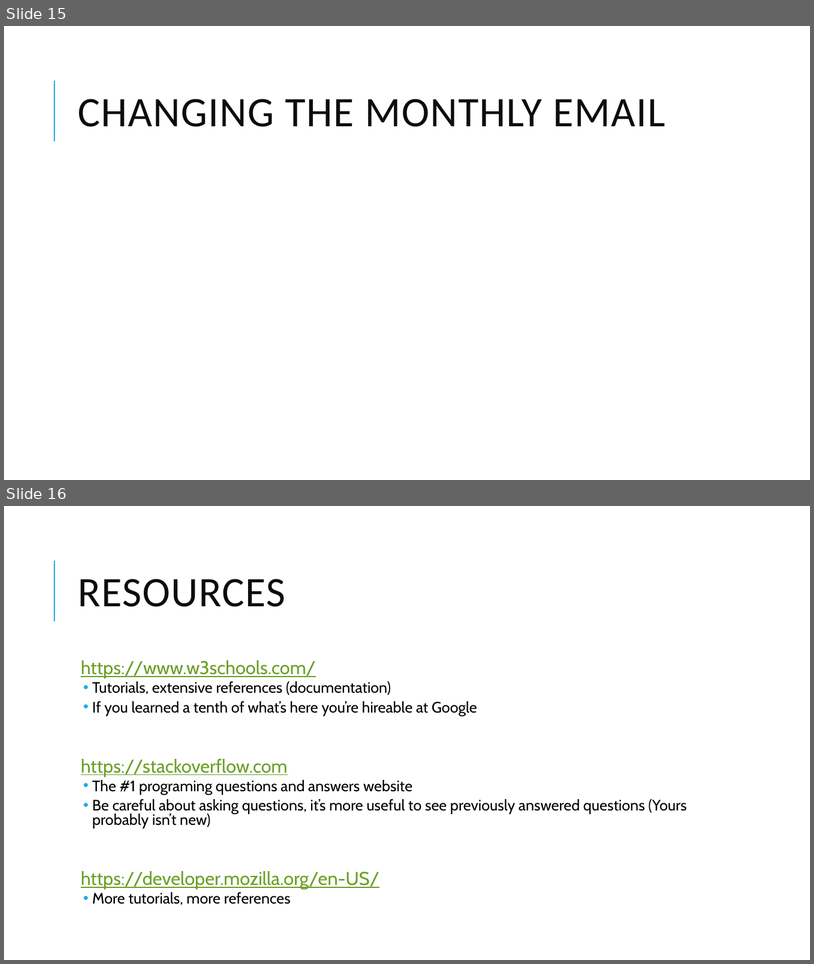
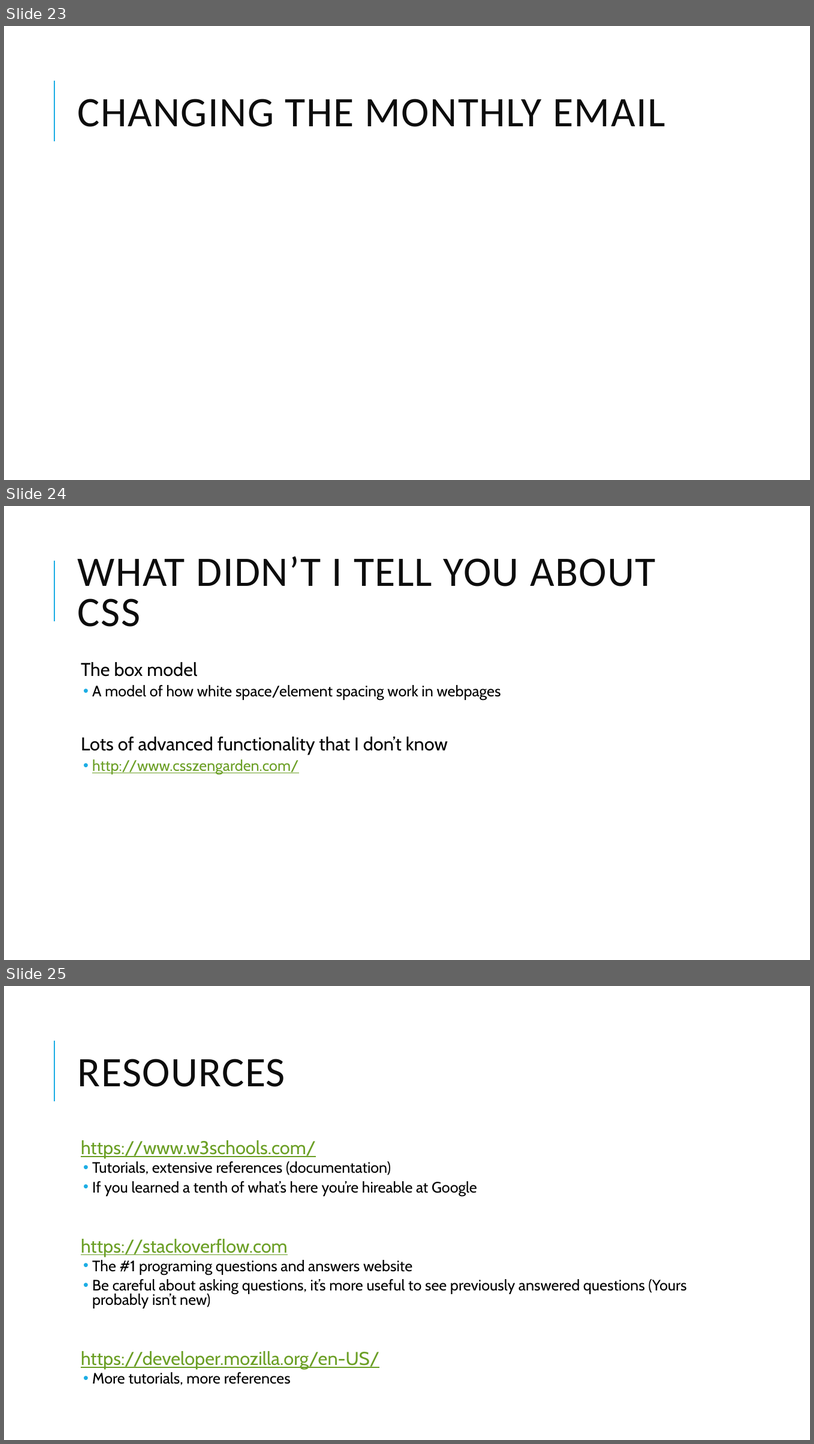
Before and after one commit to Will-Guthrie/HTML-Presentation, a slide deck: HTML and CSS.pptx. Shown one above the other, each under a label of ours: slides 15 and 16 before the commit, slides 23, 24 and 25 after it. The pictures are 814x964 and 814x1444 pixels, drawn with LibreOffice and Linux fonts; fonts in the diff are those of the drawing. Boxes give left, top, right and bottom in pixels: in the first picture for what was removed or moved away, otherwise in the second. Text is boxed around its words. In the diff, an @@ line names an element or a change of style, - is before the commit and + after.

```diff
--- a/HTML and CSS.pptx
+++ b/HTML and CSS.pptx
@@ slide 24 added at [4, 506, 810, 960], background #FFFFFF; not listed: 1 template element that a slide beside it also shows @@
@@ title added at [78, 556, 656, 627], 50 pt, text #0D0D0D @@
+WHAT DIDN’T I TELL YOU ABOUT CSS
@@ text added at [81, 662, 501, 774], 18 pt, text #000000 @@
+  The box model
+  • A model of how white space/element spacing work in webpages
+  Lots of advanced functionality that I don’t know
+  • http://www.csszengarden.com/
@@ what was slide 15 is now slide 23 @@
@@ what was slide 16 is now slide 25 @@
```
Also in this commit, not shown: 5 slides changed, 9 other slides added, 1 slide removed.
